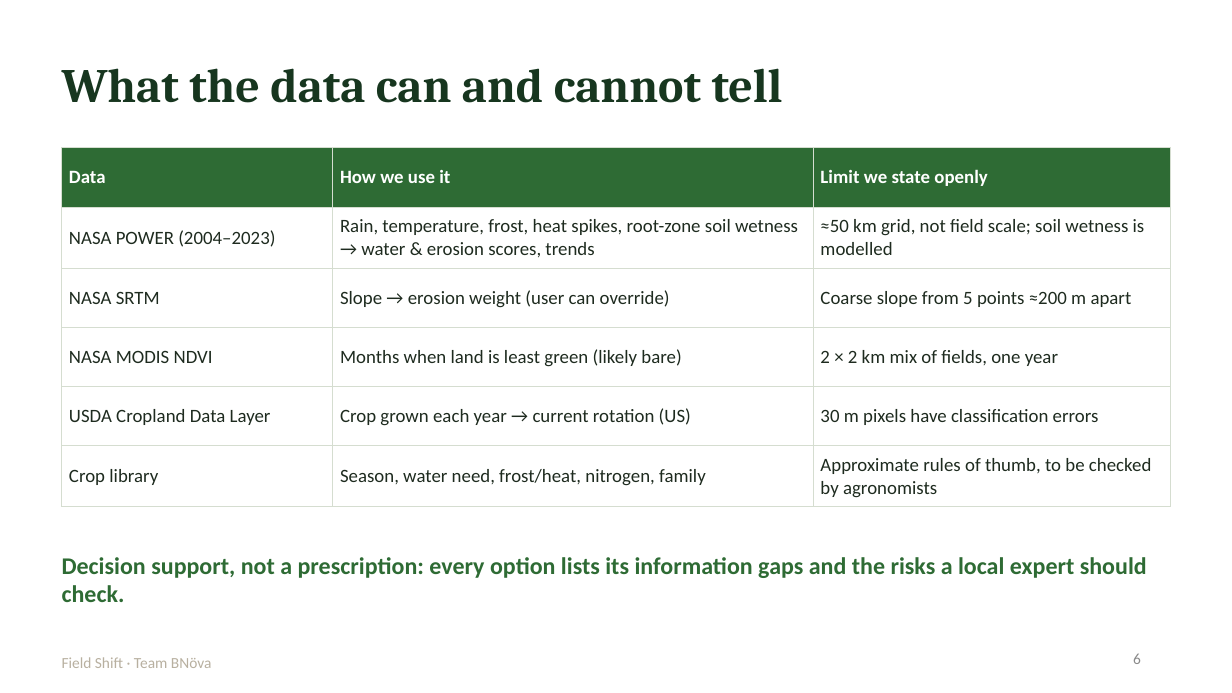
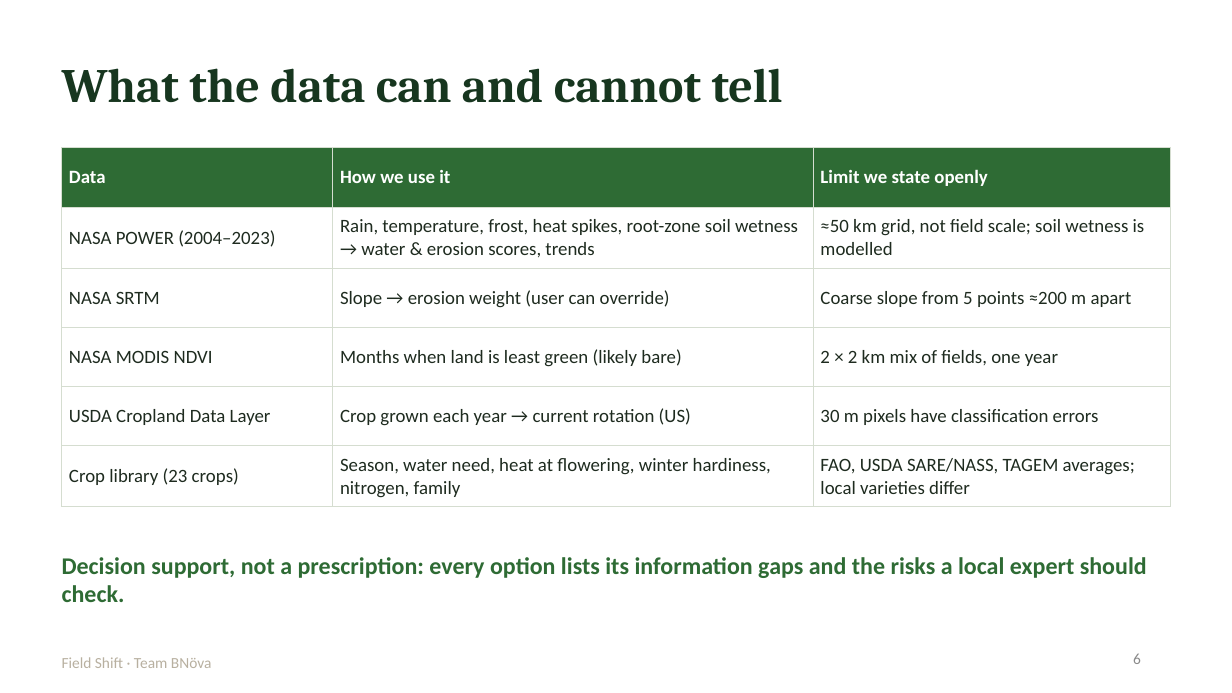
Before and after one commit to LordOmer/bnova-field-shift, a slide deck: slide 6 of presentation/FieldShift_BNova_Pitch.pptx. Drawn at 1232x693 pixels with LibreOffice and Linux fonts; fonts in the diff are those of the drawing. Boxes give left, top, right and bottom in pixels: in the first picture for what was removed or moved away, otherwise in the second. Text is boxed around its words. In the diff, an @@ line names an element or a change of style, - is before the commit and + after.

```diff
--- a/presentation/FieldShift_BNova_Pitch.pptx
+++ b/presentation/FieldShift_BNova_Pitch.pptx
@@ table at (62,148,1170,502) @@
-row 6: Crop library | Season, water need, frost/heat, nitrogen, family | Approximate rules of thumb, to be checked by agronomists
+row 6: Crop library (23 crops) | Season, water need, heat at flowering, winter hardiness, nitrogen, family | FAO, USDA SARE/NASS, TAGEM averages; local varieties differ
```
Also in this commit, not shown: 5 other slides changed, 14 other files.
